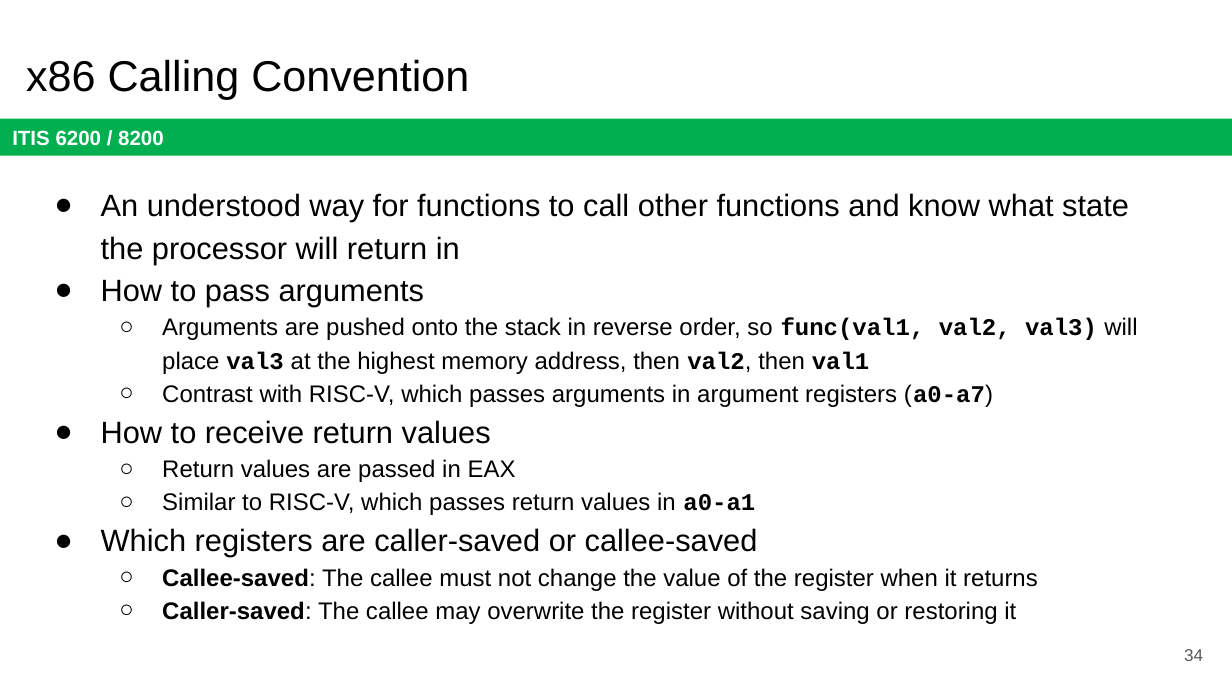
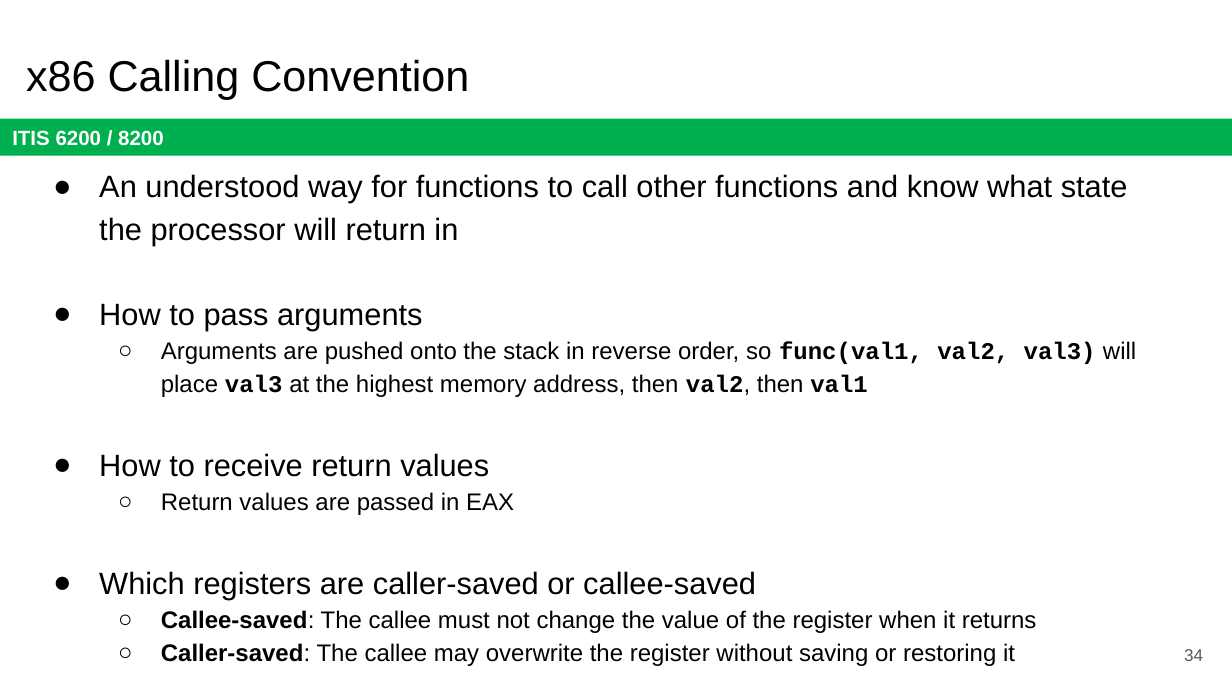
Before and after one commit to jx5c/github.io, a slide deck: slide 34 of teaching/ITIS6200/2023fa/lectures/lec19.x86 Assembly and Call Stack.pptx. Drawn at 1232x693 pixels with LibreOffice and Linux fonts; fonts in the diff are those of the drawing. Boxes give left, top, right and bottom in pixels: in the first picture for what was removed or moved away, otherwise in the second. Text is boxed around its words. In the diff, an @@ line names an element or a change of style, - is before the commit and + after.

```diff
--- a/teaching/ITIS6200/2023fa/lectures/lec19.x86 Assembly and Call Stack.pptx
+++ b/teaching/ITIS6200/2023fa/lectures/lec19.x86 Assembly and Call Stack.pptx
@@ text "An understood way for functions ...": place and size @@
-text "An understood way for functions ..." at [101,193,1137,624]
+text "An understood way for functions ..." at [99,174,1136,666]
@@ text at [162,384,993,407]: paragraph removed @@
-  ○ Contrast with RISC-V, which passes arguments in argument registers (a0-a7)
@@ text at [162,492,755,515]: paragraph removed @@
-  ○ Similar to RISC-V, which passes return values in a0-a1
```
Also in this commit, not shown: 10 other slides changed, 8 other files.
